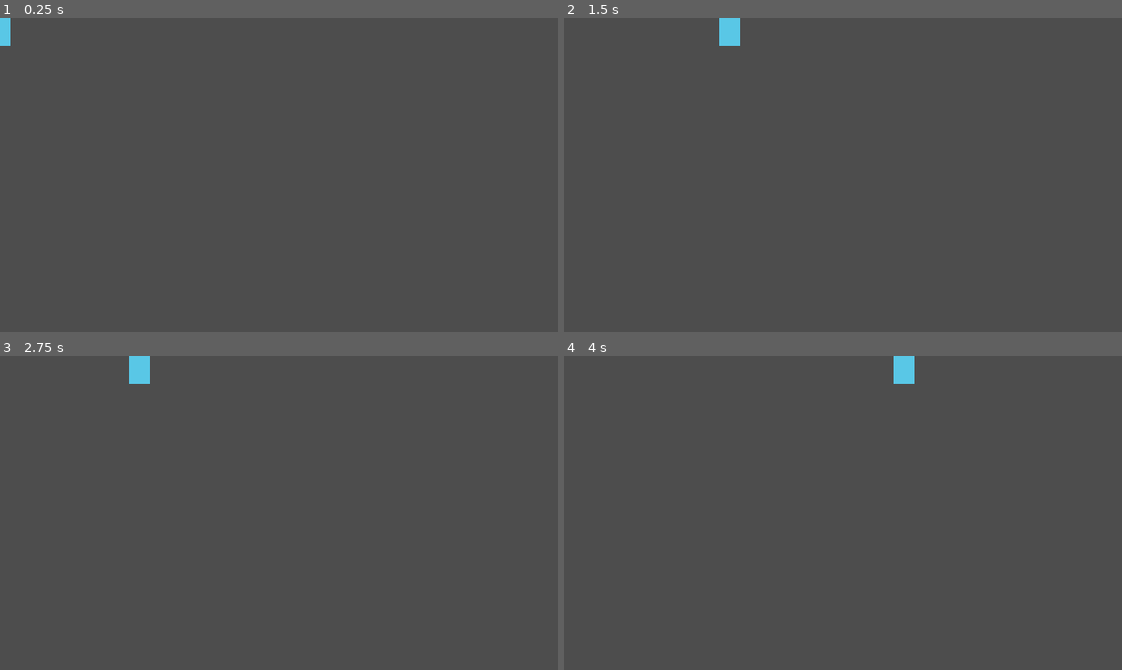
Above: before the commit, frames 1-4 (two rows, left to right).
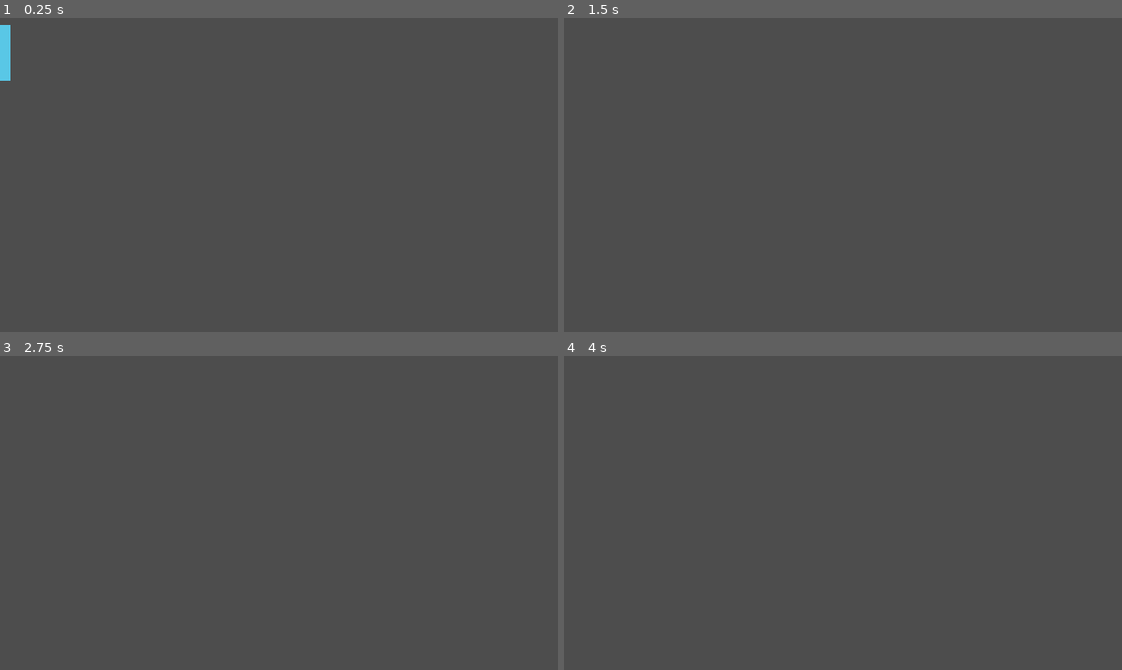
Above: after the commit, the same moments.

Repository: mosidas/netdiver
Game: Godot game, scene res://src/player/player.tscn
The game is run twice, just before and just after one commit, with the same random seed, the same clock (stepped at 60 frames per second) and the same inputs. This scene is started directly instead of the project's main scene.
Inputs:
- Up to frame 1 (0.25 s): no input
- Up to frame 2 (1.5 s): hold D (move_right) from 0.53 s (still down); tap Space (jump) at 0.6, 0.77, 1.07 s; tap S (aim_down) at 1.35 s
- Up to frame 3 (2.75 s): tap Space (jump) at 1.52, 1.55, 1.82, 2.3 s; release D (move_right) at 2.03 s; hold A (move_left) from 2.03 s (still down); tap W (aim_up) at 2.1 s
- Up to frame 4 (4 s): release A (move_left) at 2.78 s; hold D (move_right) from 2.78 s (still down); tap J (fire_primary) at 2.85 s; tap Space (jump) at 3.02, 3.05, 3.32, 3.77, 3.8 s; hold K (fire_secondary) from 3.53 s (still down)

The runs differ from the first frame. In frame 1, 0.2% of the frame differs, in the area x 0-2%, y 0-20%; in frame 2, 0.3%, in the area x 27-32%, y 0-9%; in frame 3, 0.3%; in frame 4, 0.3%.

Commit message:
feat(foot-player): 重力とジャンプの速度計算を実装する

Diff:
--- a/src/player/player.gd
+++ b/src/player/player.gd
@@ -19,6 +19,14 @@
 func apply_command(cmd: PlayerCommand, delta: float, is_on_floor: bool) -> void:
 	velocity.x = cmd.move_x * stats.move_speed
 
+	# 引数の is_on_floor を使い、同名のメソッド is_on_floor() を呼ばない: ツリーに載せていない
+	# ノードではメソッドが常に偽を返し、地上の振る舞いを検証できない
+	if is_on_floor:
+		# 接地中に垂直の速度を 0 へ戻す: 重力が蓄積したままだと、離陸直後の落下が速くなる
+		velocity.y = -stats.jump_speed if cmd.jump_pressed else 0.0
+	else:
+		velocity.y += stats.gravity * delta
+
 	if not is_zero_approx(cmd.move_x):
 		# signi() に float を渡さない: 切り捨てを経るため ±1 以外の move_x で 0 になり、
 		# facing が -1 または 1 という不変条件が壊れる
--- a/tests/player/player_move_test.gd
+++ b/tests/player/player_move_test.gd
@@ -2,21 +2,28 @@
 
 const DELTA: float = 1.0 / 60.0
 
-# 既定値(100.0)と別の値を使う: 既定のままだと、`stats` を読まず速度を直書きした実装でも緑になる
+# 既定値(100.0 / 600.0 / 240.0)と別の値を使う: 既定のままだと、`stats` を読まず値を直書きした実装でも緑になる
 const MOVE_SPEED: float = 250.0
+const GRAVITY: float = 500.0
+const JUMP_SPEED: float = 300.0
+
+const EPSILON: float = 0.0001
 
 
 func _create_player() -> Player:
 	var player: Player = auto_free(Player.new())
 	var stats: PlayerStats = auto_free(PlayerStats.new())
 	stats.move_speed = MOVE_SPEED
+	stats.gravity = GRAVITY
+	stats.jump_speed = JUMP_SPEED
 	player.stats = stats
 	return player
 
 
-func _command(move_x: float) -> PlayerCommand:
+func _command(move_x: float, jump_pressed: bool = false) -> PlayerCommand:
 	var command: PlayerCommand = auto_free(PlayerCommand.new())
 	command.move_x = move_x
+	command.jump_pressed = jump_pressed
 	return command
 
 
@@ -61,3 +68,45 @@
 	player.apply_command(_command(0.0), DELTA, true)
 
 	assert_int(player.facing).is_equal(-1)
+
+
+func test_apply_command_accumulates_gravity_while_airborne() -> void:
+	var player: Player = _create_player()
+
+	player.apply_command(_command(0.0), DELTA, false)
+	assert_float(player.velocity.y).is_equal_approx(GRAVITY * DELTA, EPSILON)
+
+	player.apply_command(_command(0.0), DELTA, false)
+	player.apply_command(_command(0.0), DELTA, false)
+
+	assert_float(player.velocity.y).is_equal_approx(GRAVITY * DELTA * 3.0, EPSILON)
+
+
+func test_apply_command_jumps_when_on_floor() -> void:
+	var player: Player = _create_player()
+
+	player.apply_command(_command(0.0, true), DELTA, true)
+
+	assert_float(player.velocity.y).is_equal(-JUMP_SPEED)
+
+
+func test_apply_command_ignores_jump_while_airborne() -> void:
+	var player: Player = _create_player()
+
+	player.apply_command(_command(0.0, true), DELTA, false)
+	assert_float(player.velocity.y).is_equal_approx(GRAVITY * DELTA, EPSILON)
+
+	player.apply_command(_command(0.0, true), DELTA, false)
+
+	assert_float(player.velocity.y).is_equal_approx(GRAVITY * DELTA * 2.0, EPSILON)
+
+
+func test_apply_command_clears_the_vertical_speed_while_on_floor() -> void:
+	var player: Player = _create_player()
+
+	player.apply_command(_command(0.0), DELTA, false)
+	player.apply_command(_command(0.0), DELTA, false)
+
+	player.apply_command(_command(0.0), DELTA, true)
+
+	assert_float(player.velocity.y).is_equal(0.0)
--- a/tests/player/player_scene_test.gd
+++ b/tests/player/player_scene_test.gd
@@ -79,7 +79,10 @@
 	var expected_x: float = player.stats.move_speed / float(Engine.physics_ticks_per_second) * MOVE_FRAMES
 	# 待ちが足りずフレームを消化しなかった場合と、移動しなかった場合を区別する
 	assert_int(int(stub.get("call_count"))).is_greater_equal(MOVE_FRAMES)
-	assert_vector(player.position).is_equal_approx(Vector2(expected_x, 0.0), Vector2(0.001, 0.001))
+	assert_float(player.position.x).is_equal_approx(expected_x, 0.001)
+	# 垂直の位置は値で確かめない: 足場の無い空中では重力で落ち続け、落下量は待ち時間の中で
+	# 消化した物理フレーム数に依存する。落下が起きていることだけを確かめる
+	assert_float(player.position.y).is_greater(0.0)
 
 
 func test_input_source_can_be_replaced() -> void:
Not shown, changed: docs/specs/002-foot-player/tasks.md
